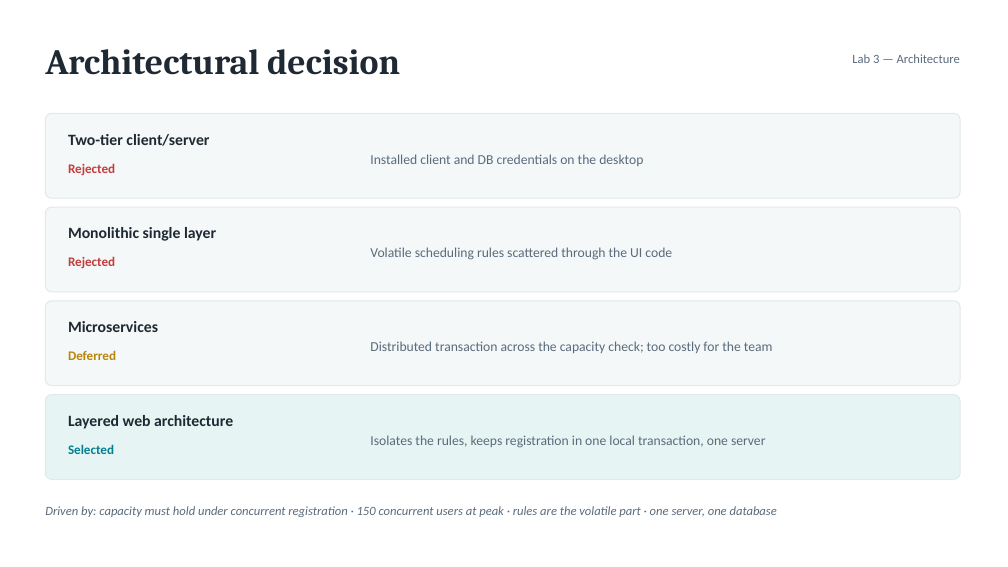
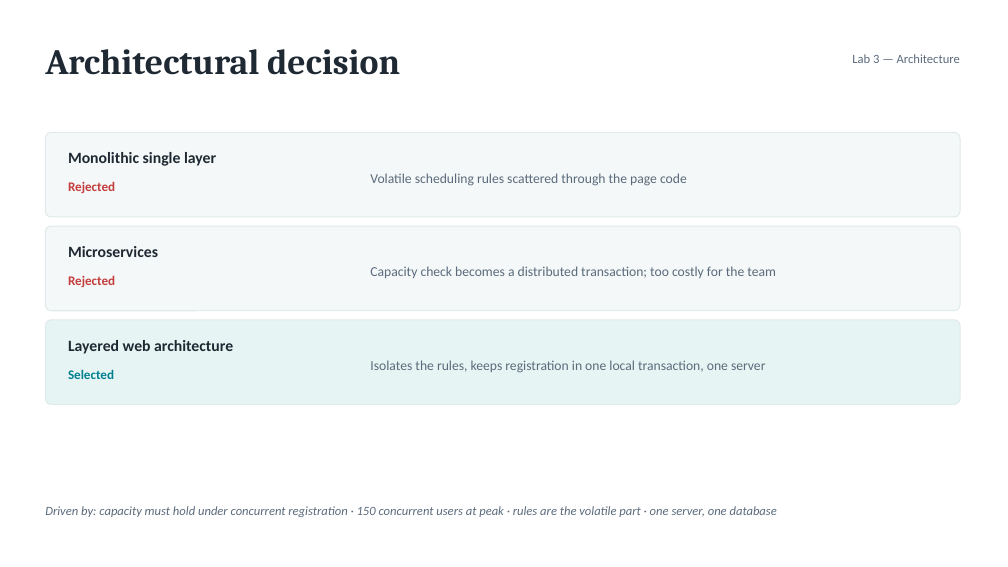
Before and after one commit to ElfatihZiad/eregistrar, a slide deck: slide 6 of presentation/eRegistrar_Requirements_Design.pptx. Drawn at 1008x567 pixels with LibreOffice and Linux fonts; fonts in the diff are those of the drawing. Boxes give left, top, right and bottom in pixels: in the first picture for what was removed or moved away, otherwise in the second. Text is boxed around its words. In the diff, an @@ line names an element or a change of style, - is before the commit and + after.

```diff
--- a/presentation/eRegistrar_Requirements_Design.pptx
+++ b/presentation/eRegistrar_Requirements_Design.pptx
@@ text removed at [68,134,209,146] @@
-Two-tier client/server
@@ text at [370,173,687,186]: text changed @@
-Volatile scheduling rules scattered through the UI code
+Volatile scheduling rules scattered through the page code
@@ text removed at [370,154,643,166] @@
-Installed client and DB credentials on the desktop
@@ 2 texts, 2 rounded rectangles: place and size @@
-2 texts, 2 rounded rectangles at [45,113,960,292]
+2 texts, 2 rounded rectangles at [45,132,960,311]
@@ text at [370,266,776,278]: text changed @@
-Distributed transaction across the capacity check; too costly for the team
+Capacity check becomes a distributed transaction; too costly for the team
@@ 5 texts, 1 rounded rectangle: place and size @@
-5 texts, 1 rounded rectangle at [45,227,960,479]
+5 texts, 1 rounded rectangle at [45,152,960,405]
@@ rounded rectangle removed at [45,301,960,386] @@
@@ text removed at [68,350,116,360] @@
-Deferred
```
Also in this commit, not shown: 5 other slides changed, 39 other files.
